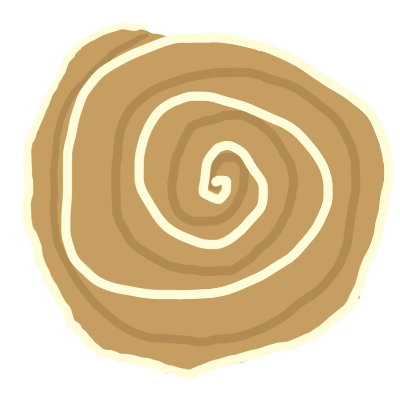
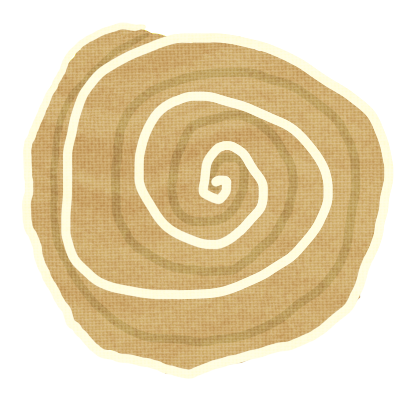
Revision of a layered w=400, h=400 image; what changed, layer by layer:
added group "Group 5" with 6 layers above "Background" over [22, 22, 394, 379]
added layer "Copy of Texture1" (overlay, 25%) in group "Group 5" over [22, 22, 394, 379]
added layer "Texture1" (soft light, 30%) in group "Group 5" over [22, 22, 394, 379]
moved "Paint Layer 4" into group "Group 5", painted on it over [22, 22, 394, 379]
moved "Paint Layer 3" into group "Group 5" over [22, 22, 384, 379]
moved "Paint Layer 2" into group "Group 5", painted on it over [22, 22, 394, 379]
